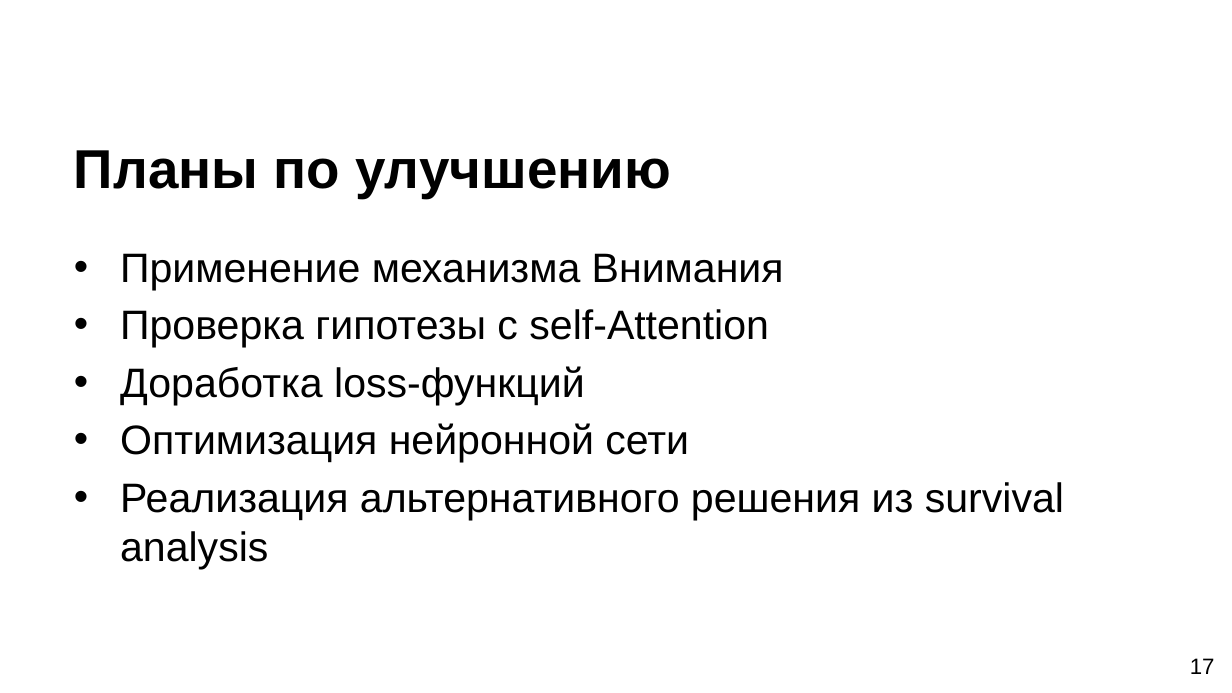
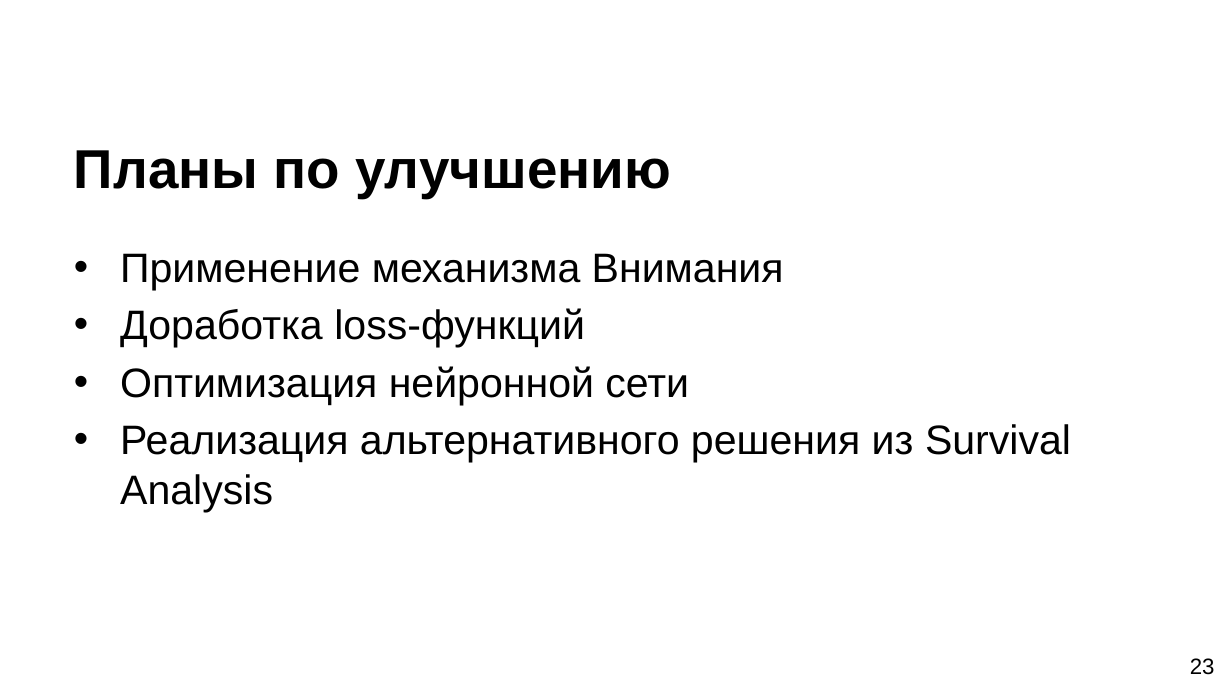
Before and after one commit to SerTelnov/landscape-forecasting, a slide deck: slide 23 of stuff/docs/2020-pps-forecasting.pptx (slide 17 before the commit). Drawn at 1232x693 pixels with LibreOffice and Linux fonts; fonts in the diff are those of the drawing; background and template pictures are left out. Boxes give left, top, right and bottom in pixels: in the first picture for what was removed or moved away, otherwise in the second. Text is boxed around its words. In the diff, an @@ line names an element or a change of style, - is before the commit and + after.

```diff
--- a/stuff/docs/2020-pps-forecasting.pptx
+++ b/stuff/docs/2020-pps-forecasting.pptx
@@ text at (120, 309, 769, 348): paragraph removed @@
-• Проверка гипотезы с self-Attention
@@ text at (120, 424, 1071, 512): text changed @@
-• Реализация альтернативного решения из survival analysis
+• Реализация альтернативного решения из Survival Analysis
@@ page number at (1190, 658, 1215, 675): text changed @@
-17
+23
```
Also in this commit, not shown: 11 other slides changed, 9 slides added, 2 slides removed.
